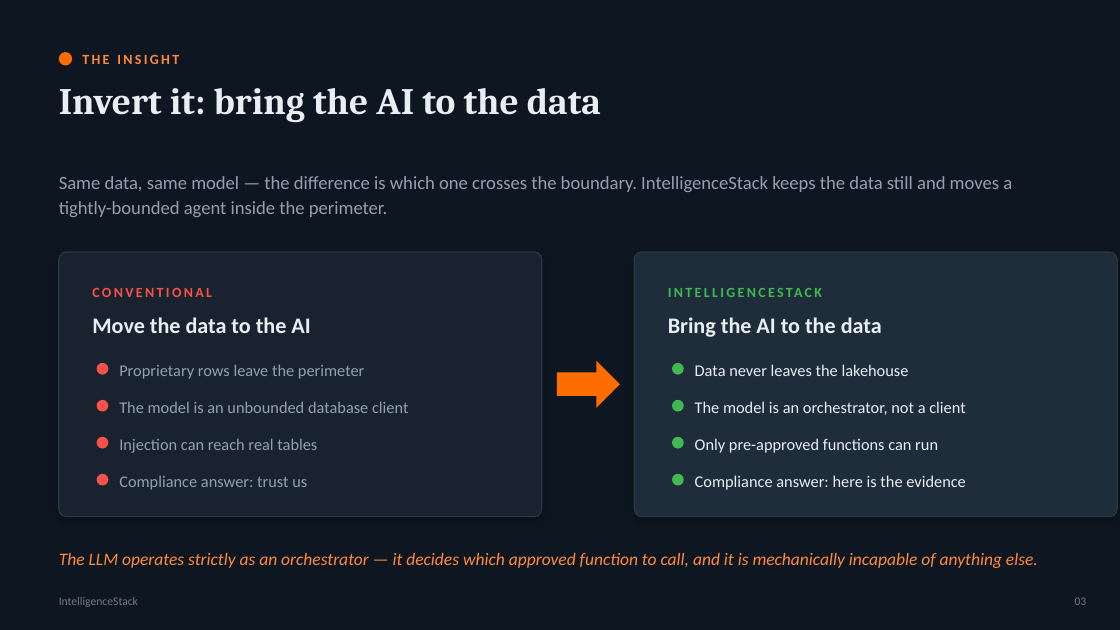
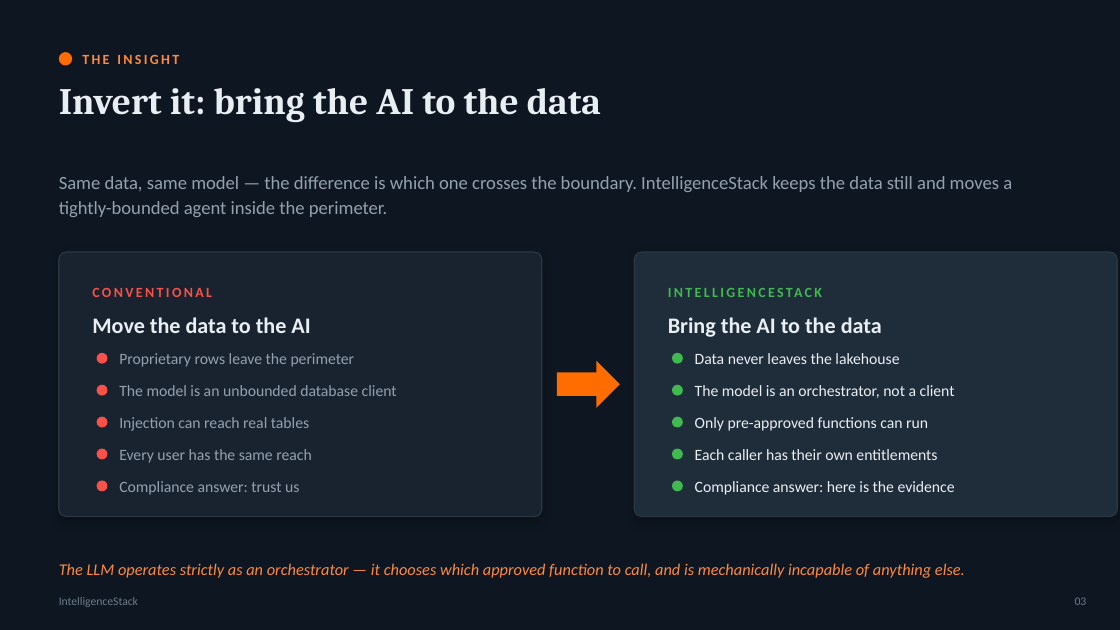
Before and after one commit to atharvvani464/IntelligenceStack, a slide deck: slide 3 of IntelligenceStack_Executive_Deck.pptx. Drawn at 1120x630 pixels with LibreOffice and Linux fonts; fonts in the diff are those of the drawing. Boxes give left, top, right and bottom in pixels: in the first picture for what was removed or moved away, otherwise in the second. Text is boxed around its words. In the diff, an @@ line names an element or a change of style, - is before the commit and + after.

```diff
--- a/IntelligenceStack_Executive_Deck.pptx
+++ b/IntelligenceStack_Executive_Deck.pptx
@@ 2 texts, 2 ellipses: place and size @@
-2 texts, 2 ellipses at <box>97,363,909,379</box>
+2 texts, 2 ellipses at <box>97,353,899,367</box>
@@ 2 texts, 2 ellipses: place and size @@
-2 texts, 2 ellipses at <box>97,400,965,415</box>
+2 texts, 2 ellipses at <box>97,385,955,398</box>
@@ ellipse added at <box>97,417,108,428</box>, fill #F85149 @@
@@ text "Injection can reach real tables": place and size @@
-text "Injection can reach real tables" at <box>119,438,317,453</box>
+text "Injection can reach real tables" at <box>119,417,309,431</box>
@@ ellipse added at <box>672,417,683,428</box>, fill #3FB950 @@
@@ size 14 to 13.5 pt in 8 elements at <box>119,481,299,495</box>, <box>695,481,955,495</box>, <box>119,353,355,367</box>, <box>695,353,899,364</box>, <box>119,385,397,396</box>, <box>695,385,955,398</box>, <box>119,417,309,431</box>, <box>695,417,928,431</box> @@
@@ text "Only pre-approved functions can run": place and size @@
-text "Only pre-approved functions can run" at <box>695,438,938,453</box>
+text "Only pre-approved functions can run" at <box>695,417,928,431</box>
@@ ellipse: place and size @@
-ellipse at <box>97,437,108,449</box>
+ellipse at <box>97,449,108,460</box>
@@ text added at <box>119,449,311,463</box>, 13.5 pt, text #93A1AF @@
+Every user has the same reach
@@ ellipse: place and size @@
-ellipse at <box>672,437,684,449</box>
+ellipse at <box>672,449,683,460</box>
@@ text added at <box>695,449,937,460</box>, 13.5 pt, text #E9EEF3 @@
+Each caller has their own entitlements
@@ ellipse: place and size @@
-ellipse at <box>97,474,108,486</box>
+ellipse at <box>97,481,108,492</box>
@@ ellipse: place and size @@
-ellipse at <box>672,474,684,486</box>
+ellipse at <box>672,481,683,492</box>
@@ text at <box>59,563,965,578</box>: text changed; size 15 to 14 pt @@
-The LLM operates strictly as an orchestrator — it decides which approved function to call, and it is mechanically incapable of anything else.
+The LLM operates strictly as an orchestrator — it chooses which approved function to call, and is mechanically incapable of anything else.
```
Also in this commit, not shown: 11 other slides changed, 3 slides added, 2 slides removed, 1 other file.
